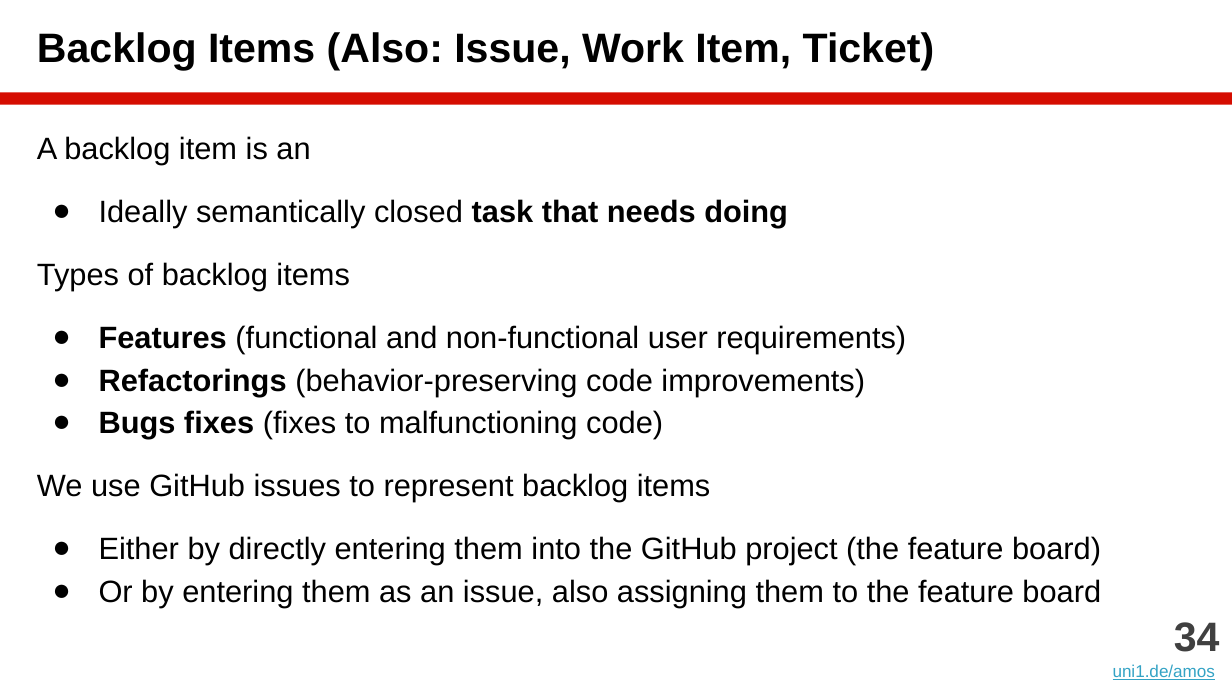
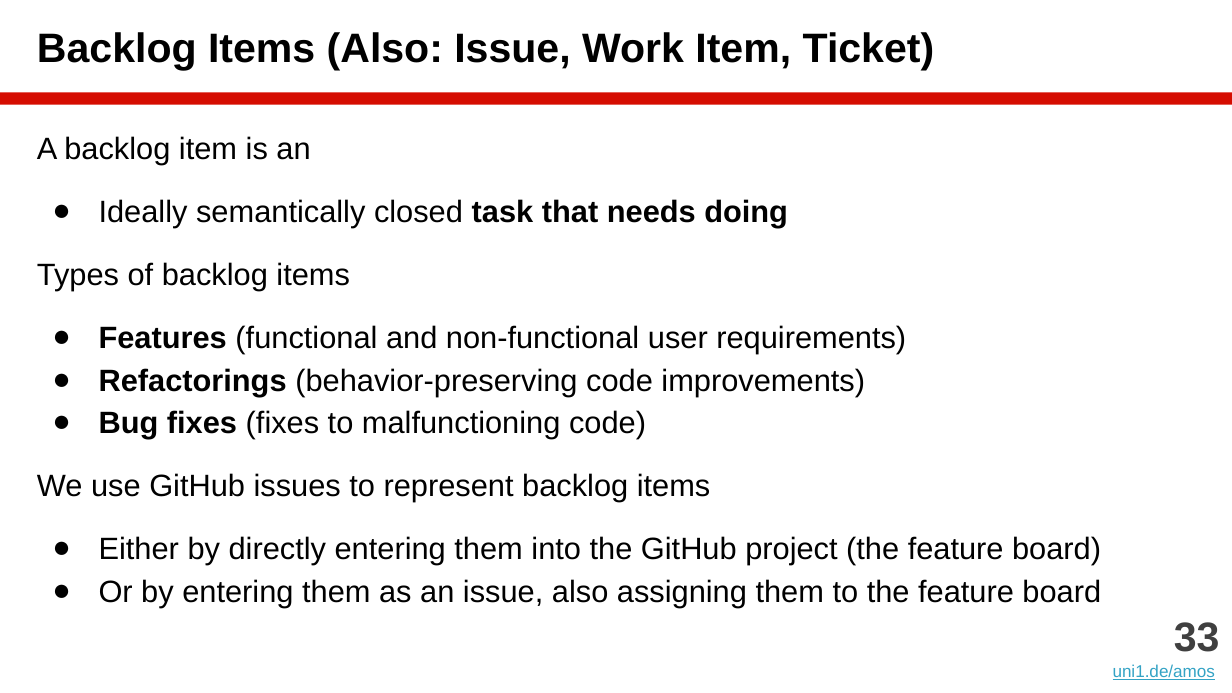
Before and after one commit to dirkriehle/amos-course, a slide deck: slide 33 of Lecture slides/AMOS B01 - Team and Tools.pptx (slide 34 before the commit). Drawn at 1232x693 pixels with LibreOffice and Linux fonts; fonts in the diff are those of the drawing. Boxes give left, top, right and bottom in pixels: in the first picture for what was removed or moved away, otherwise in the second. Text is boxed around its words. In the diff, an @@ line names an element or a change of style, - is before the commit and + after.

```diff
--- a/Lecture slides/AMOS B01 - Team and Tools.pptx
+++ b/Lecture slides/AMOS B01 - Team and Tools.pptx
@@ text at box(99, 410, 646, 439): text changed @@
-● Bugs fixes (fixes to malfunctioning code)
+● Bug fixes (fixes to malfunctioning code)
@@ text at box(1174, 622, 1220, 652): text changed @@
-34
+33
```
Also in this commit, not shown: 4 other slides changed, 1 slide removed, 3 other files.
